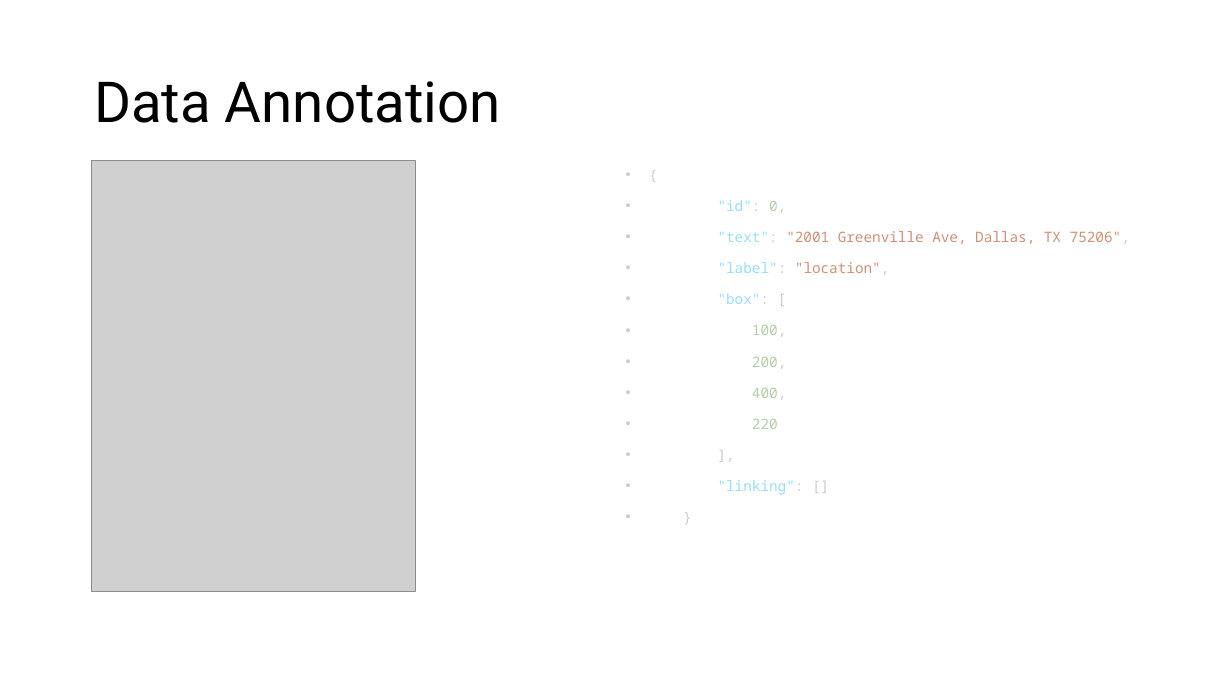
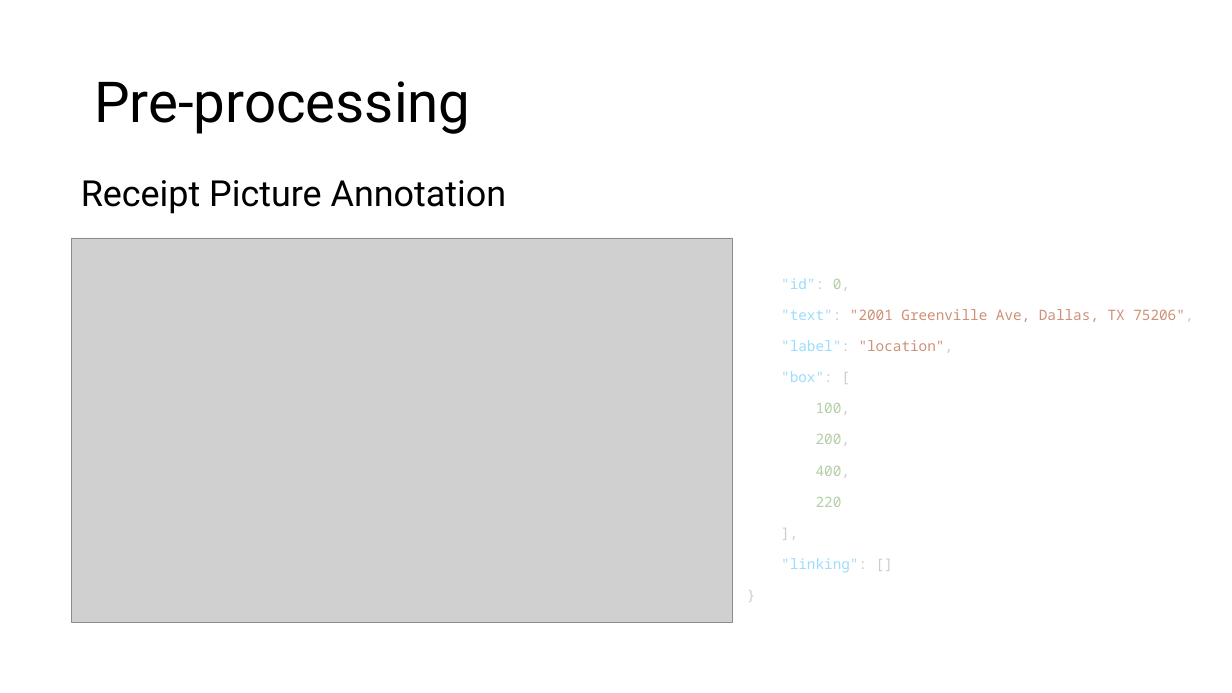
Before and after one commit to iradualbert/dst-receipt-expense, a slide deck: slide 4 of Receipt_Images_Processing.pptx (slide 3 before the commit). Drawn at 1232x693 pixels with LibreOffice and Linux fonts; fonts in the diff are those of the drawing; grey boxes stand for pictures. Boxes give left, top, right and bottom in pixels: in the first picture for what was removed or moved away, otherwise in the second. Text is boxed around its words. In the diff, an @@ line names an element or a change of style, - is before the commit and + after.

```diff
--- a/Receipt_Images_Processing.pptx
+++ b/Receipt_Images_Processing.pptx
@@ title at (94, 81, 470, 134): text changed @@
-Data Annotation
+Pre-processing
@@ picture removed at (91, 160, 415, 592) @@
@@ text added at (81, 180, 507, 214), 28 pt, text #000000 @@
+Receipt Picture Annotation
@@ picture added at (71, 238, 733, 623) @@
@@ text "{": place and size @@
-text "{" at (718, 200, 1130, 495)
+text "{" at (781, 278, 1193, 573)
```
Also in this commit, not shown: 4 other slides changed, 7 slides added, 3 slides removed, 3 other files.
